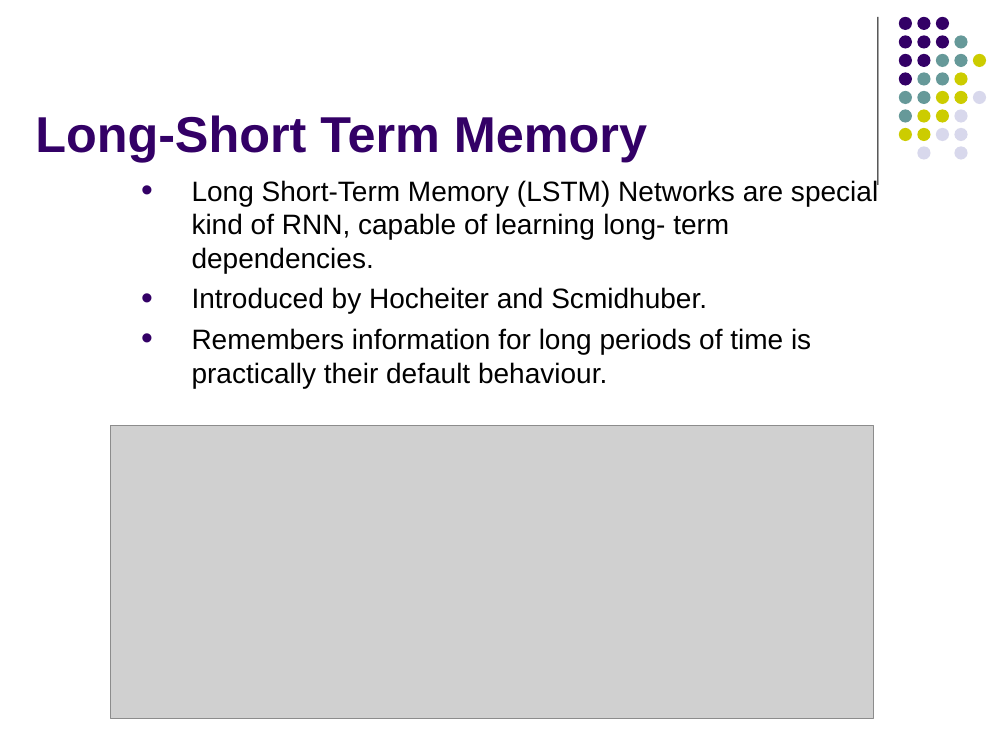
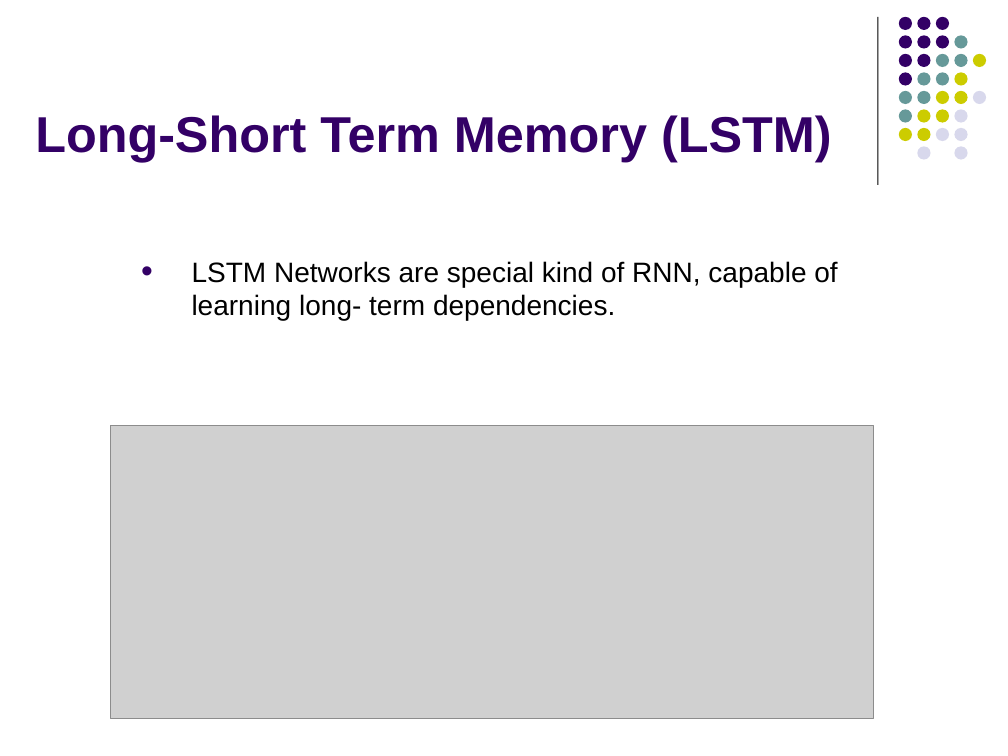
Before and after one commit to manohar9600/Multilingual-SMS-spam-detection-using-RNN, a slide deck: slide 23 of Resources/SPAMNEW PPT.pptx (slide 26 before the commit). Drawn at 1008x756 pixels with LibreOffice and Linux fonts; fonts in the diff are those of the drawing; grey boxes stand for pictures. Boxes give left, top, right and bottom in pixels: in the first picture for what was removed or moved away, otherwise in the second. Text is boxed around its words. In the diff, an @@ line names an element or a change of style, - is before the commit and + after.

```diff
--- a/Resources/SPAMNEW PPT.pptx
+++ b/Resources/SPAMNEW PPT.pptx
@@ title at <box>35,115,832,162</box>: text changed @@
-Long-Short Term Memory
+Long-Short Term Memory (LSTM)
@@ text at <box>192,261,837,320</box>: text changed @@
-• Long Short-Term Memory (LSTM) Networks are special kind of RNN, capable of learning long- term dependencies.
-• Introduced by Hocheiter and Scmidhuber.
-• Remembers information for long periods of time is practically their default behaviour.
+• LSTM Networks are special kind of RNN, capable of learning long- term dependencies.
```
Also in this commit, not shown: 19 other slides changed, 13 slides added, 15 slides removed, 10 other files.
